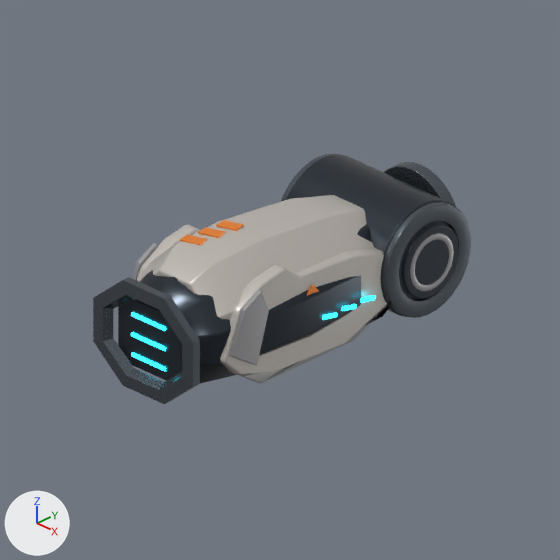
What one commit did to the Blender file Docs/Design/WISP_Base_v1/LA01L/LA01L.blend.
Camera for both pictures: the file's camera 'Camera_LA01L-05-45deg'. The axes (+X, +Y, +Z) are drawn at lower left. The lights are the same throughout. The older version comes first.

Before the edit, the objects in view are built like this:
```python
ob_armorlowerrail_r = bpy.data.objects.new('ArmorLowerRail_R', me_armorlowerrail_r_facetedmesh)
ob_armorlowerrail_r.parent = ob_la01l_root
ob_armorlowerrail_r.location = (0.0, -0.245, -0.004)
ob_elbow_inner_rim_r = bpy.data.objects.new('Elbow_Inner_Rim_R', me_elbow_inner_rim_r_annulus)
ob_elbow_inner_rim_r.parent = ob_la01l_root
ob_elbow_inner_rim_r.location = (0.0, -0.245, -0.004)
ob_elbow_recess_r = bpy.data.objects.new('Elbow_Recess_R', me_cylinder_002)
ob_elbow_recess_r.parent = ob_la01l_root
ob_elbow_recess_r.location = (0.15, 0.0, 0.0)
ob_elbow_recess_r.rotation_euler = (0.0, 1.571, 0.0)  # degrees (0, 90, 0)
ob_emitter_cyanbar_1 = bpy.data.objects.new('Emitter_CyanBar_1', me_cube_007)
ob_emitter_cyanbar_1.parent = ob_la01l_root
ob_emitter_cyanbar_1.location = (0.0, -0.59, 0.034)
ob_muzzleouterrim = bpy.data.objects.new('MuzzleOuterRim', me_muzzleouterrim_steppedoctagon)
ob_muzzleouterrim.parent = ob_la01l_root
ob_muzzleouterrim.location = (0.0, -0.245, -0.004)
ob_rear_elbow_socket_rim = bpy.data.objects.new('Rear_Elbow_Socket_Rim', me_rear_elbow_socket_rim_rearannulus)
ob_rear_elbow_socket_rim.parent = ob_la01l_root
ob_rear_elbow_socket_rim.location = (0.0, -0.245, -0.004)
ob_rearelbowhinge = bpy.data.objects.new('RearElbowHinge', me_cylinder)
ob_rearelbowhinge.parent = ob_la01l_root
ob_rearelbowhinge.location = (0.0, 0.0, 0.0)
ob_rearelbowhinge.rotation_euler = (0.0, 1.571, 0.0)  # degrees (0, 90, 0)
ob_socket_elbow_l = bpy.data.objects.new('Socket_Elbow_L', me_socket_elbow_l_annulus)
ob_socket_elbow_l.parent = ob_la01l_root
ob_socket_elbow_l.location = (0.0, -0.245, -0.004)
ob_socket_elbow_r = bpy.data.objects.new('Socket_Elbow_R', me_socket_elbow_r_annulus)
ob_socket_elbow_r.parent = ob_la01l_root
ob_socket_elbow_r.location = (0.0, -0.245, -0.004)
# also in view: 'ArmorTop' at (0.0, -0.012, 0.02); 'CannonCore' at (0.0, -0.015, 0.0); 'ArmorSide_R' at (0.116, -0.041, 0.005); 'ArmorFrontCheek_R' at (0.137, -0.219, 0.021); 'Socket_Muzzle' at (0.0, -0.339, -0.004)
```
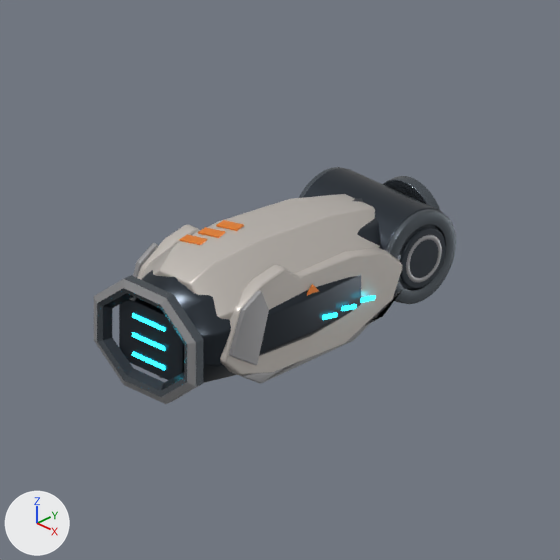
Where the change shows, as pixel boxes [x1, y1, x2, y2] in the pictures (560 x 560 px):
'RearElbowHinge', rescaled (17% narrower, 17% shorter)
    before: [286, 154, 455, 317]
    after: [303, 168, 443, 303]
'MuzzleOuterRim', reshaped
    before: [93, 277, 200, 404]
    after: [94, 275, 203, 404]
'Socket_Elbow_R', moved, rescaled (21% narrower, 18% shorter)
    before: [382, 202, 471, 318]
    after: [386, 209, 456, 304]
'Elbow_Recess_R', moved, rescaled (19% narrower, 17% shorter)
    before: [402, 224, 459, 299]
    after: [400, 227, 446, 289]
'Rear_Elbow_Socket_Rim', moved, rescaled (21% narrower, 22% shorter)
    before: [384, 162, 456, 207]
    after: [383, 176, 440, 211]
'Elbow_Inner_Rim_R', reshaped (18% narrower, 17% shorter)
    before: [410, 233, 454, 291]
    after: [406, 235, 442, 283]
'Socket_Elbow_L', moved, rescaled (mostly hidden)
    before: [281, 154, 336, 201]
    after: [299, 167, 341, 198]
'Emitter_CyanBar_3', moved
    before: [131, 352, 166, 371]
    after: [132, 352, 165, 370]
'Emitter_CyanBar_1', moved
    before: [131, 312, 166, 331]
    after: [132, 313, 165, 332]

Edits to the bpy script that builds the scene:
```text
Change me_muzzleouterrim_steppedoctagon:
    used by ob_muzzleouterrim; parent = ob_la01l_root; location = (0.0, -0.245, -0.004)
    remove me_muzzleouterrim_steppedoctagon.from_pydata(...)  # 32 vertices, 32 faces; spans x -0.131..0.131, y -0.361..-0.342, z -0.11..0.11
    add me_muzzleouterrim_steppedoctagon.from_pydata(...)  # 40 vertices, 40 faces; spans x -0.134..0.134, y -0.362..-0.335, z -0.111..0.111
    me_muzzleouterrim_steppedoctagon part 1: the whole mesh is rebuilt
    add me_muzzleouterrim_steppedoctagon.materials.append(mat_la01_muzzle_gunmetal)
    add me_muzzleouterrim_steppedoctagon.materials.append(mat_la01_armor_shadow_grey)  # grey #9e9ea0
    add me_muzzleouterrim_steppedoctagon.materials.append(mat_la01_graphite_core)  # greyish blue #353c44
Change me_cylinder:
    used by ob_rearelbowhinge; parent = ob_la01l_root; location = (0.0, 0.0, 0.0); rotation_euler = (0.0, 1.571, 0.0), in degrees (0, 90, 0)
    remove me_cylinder.from_pydata(...)  # 64 vertices, 34 faces; spans x -0.115..0.115, y -0.115..0.115, z -0.135..0.135
    add me_cylinder.from_pydata(...)  # 64 vertices, 34 faces; spans x -0.094..0.094, y -0.094..0.094, z -0.117..0.117
    me_cylinder part 2: the whole mesh is scaled about its middle by (0.817, 0.817, 0.87)
Change me_socket_elbow_l_annulus:
    used by ob_socket_elbow_l; parent = ob_la01l_root; location = (0.0, -0.245, -0.004)
    remove me_socket_elbow_l_annulus.from_pydata(...)  # 128 vertices, 128 faces; spans x -0.147..-0.123, y 0.133..0.357, z -0.108..0.116
    add me_socket_elbow_l_annulus.from_pydata(...)  # 128 vertices, 128 faces; spans x -0.127..-0.108, y 0.153..0.337, z -0.088..0.096
    me_socket_elbow_l_annulus part 3: the whole mesh is scaled about its middle by (0.833, 0.821, 0.821), then moved by (0.018, 0.0, 0.0)
Change me_socket_elbow_r_annulus:
    used by ob_socket_elbow_r; parent = ob_la01l_root; location = (0.0, -0.245, -0.004)
    remove me_socket_elbow_r_annulus.from_pydata(...)  # 128 vertices, 128 faces; spans x 0.123..0.147, y 0.133..0.357, z -0.108..0.116
    add me_socket_elbow_r_annulus.from_pydata(...)  # 128 vertices, 128 faces; spans x 0.108..0.127, y 0.153..0.337, z -0.088..0.096
    me_socket_elbow_r_annulus part 4: the whole mesh is scaled about its middle by (0.833, 0.821, 0.821), then moved by (-0.018, 0.0, 0.0)
Change me_cylinder_002:
    used by ob_elbow_recess_r; parent = ob_la01l_root; location = (0.15, 0.0, 0.0); rotation_euler = (0.0, 1.571, 0.0), in degrees (0, 90, 0)
    remove me_cylinder_002.from_pydata(...)  # 64 vertices, 34 faces; spans x -0.073..0.073, y -0.073..0.073, z -0.004..0.004
    add me_cylinder_002.from_pydata(...)  # 64 vertices, 34 faces; spans x -0.06..0.06, y -0.06..0.06, z -0.004..0.004
    me_cylinder_002 part 5: the whole mesh is scaled about its middle by (0.822, 0.822, 1)
Change me_elbow_inner_rim_r_annulus:
    used by ob_elbow_inner_rim_r; parent = ob_la01l_root; location = (0.0, -0.245, -0.004)
    remove me_elbow_inner_rim_r_annulus.from_pydata(...)  # 96 vertices, 96 faces; spans x 0.149..0.155, y 0.187..0.303, z -0.054..0.062
    add me_elbow_inner_rim_r_annulus.from_pydata(...)  # 96 vertices, 96 faces; spans x 0.128..0.134, y 0.197..0.293, z -0.044..0.052
    me_elbow_inner_rim_r_annulus part 6: 96 of 96 vertices moved; they spanned x 0.149..0.155, y 0.187..0.303, z -0.054..0.062 and now span x 0.128..0.134, y 0.197..0.293, z -0.044..0.052; mean shift (-0.021, 0.0, 0.0)
Change me_rear_elbow_socket_rim_rearannulus:
    used by ob_rear_elbow_socket_rim; parent = ob_la01l_root; location = (0.0, -0.245, -0.004)
    remove me_rear_elbow_socket_rim_rearannulus.from_pydata(...)  # 128 vertices, 128 faces; spans x -0.102..0.102, y 0.346..0.374, z -0.098..0.106
    add me_rear_elbow_socket_rim_rearannulus.from_pydata(...)  # 128 vertices, 128 faces; spans x -0.082..0.082, y 0.328..0.352, z -0.078..0.086
    me_rear_elbow_socket_rim_rearannulus part 7: the whole mesh is scaled about its middle by (0.803, 0.857, 0.803), then moved by (0.0, -0.02, 0.0)
Change ob_emitter_cyanbar_1:
    ob_emitter_cyanbar_1.location: (0.0, -0.59, 0.034) -> (0.0, -0.59, 0.032)
Change ob_emitter_cyanbar_3:
    ob_emitter_cyanbar_3.location: (0.0, -0.59, -0.05) -> (0.0, -0.59, -0.048)
Change ob_elbow_recess_r:
    ob_elbow_recess_r.location: (0.15, 0.0, 0.0) -> (0.129, 0.0, 0.0)
```
